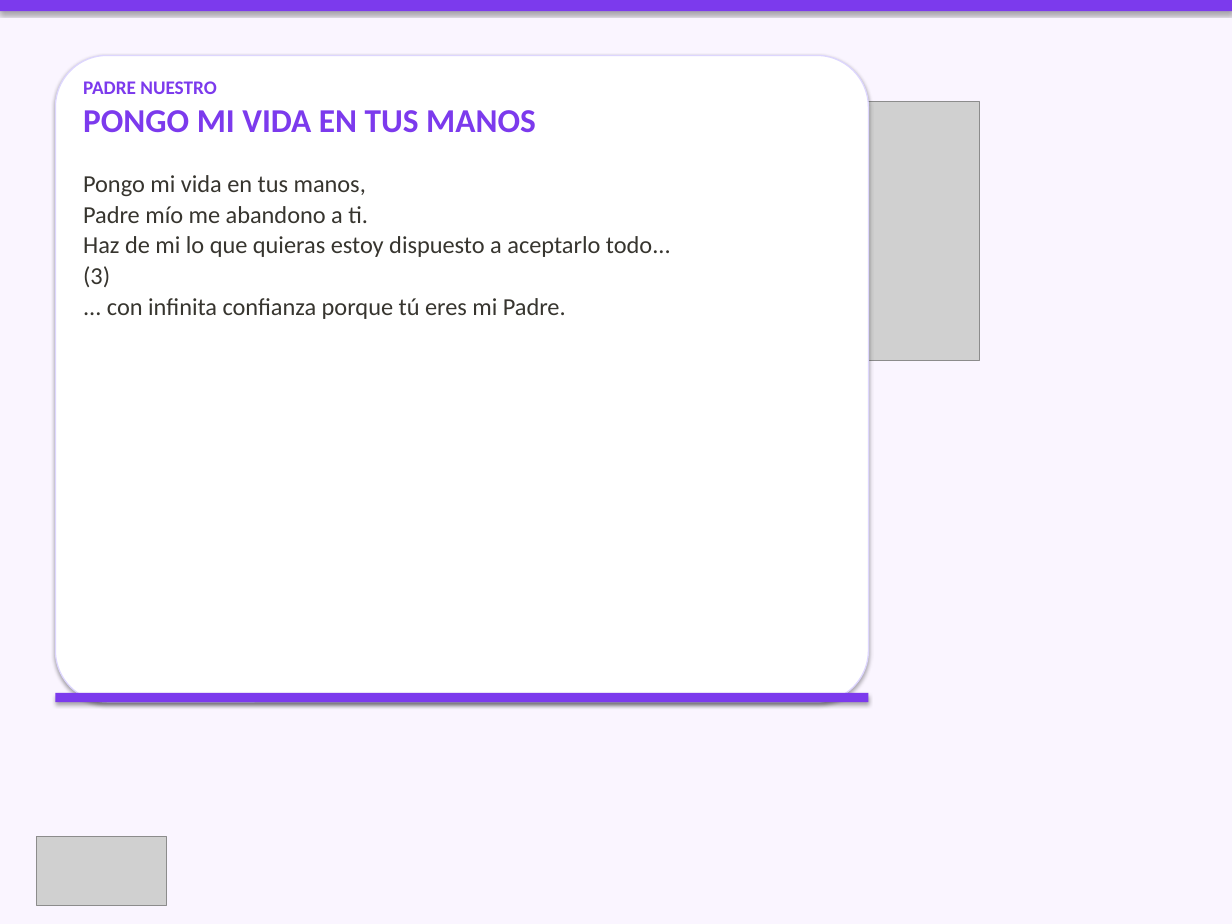
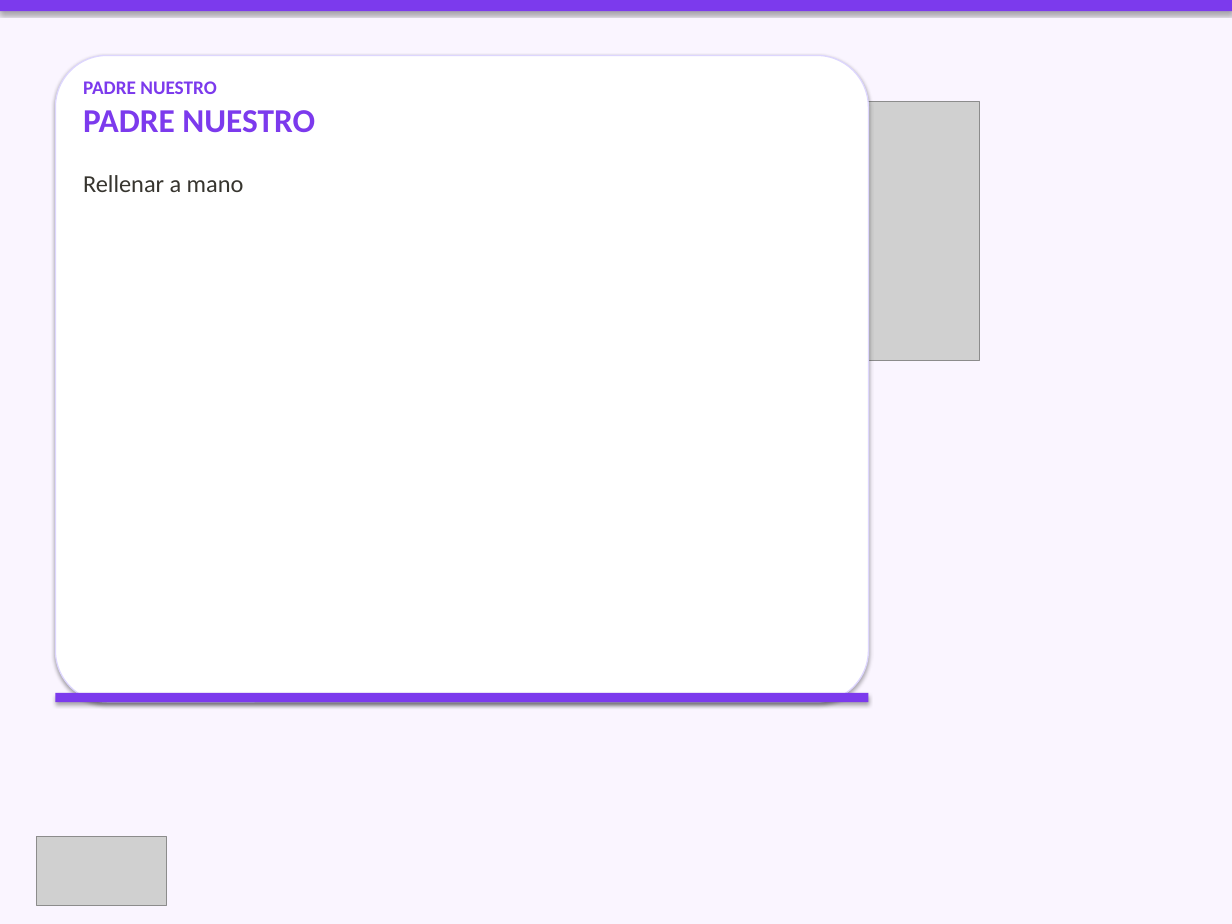
Before and after one commit to CC5M5/CCE-M5, a slide deck: slide 13 of presentaciones_html/2026-09-27_presentacion/2026-09-27_presentacion.pptx (slide 14 before the commit). Drawn at 1232x924 pixels with LibreOffice and Linux fonts; fonts in the diff are those of the drawing; grey boxes stand for pictures. Boxes give left, top, right and bottom in pixels: in the first picture for what was removed or moved away, otherwise in the second. Text is boxed around its words. In the diff, an @@ line names an element or a change of style, - is before the commit and + after.

Commit message:
fix(presentacion): asignación manual correcta para 2026-09-27
- Aplica la selección de canciones indicada por el usuario para el XXVI Domingo T.O.
- Entrada, Gloria, Aleluya, Ofertorio, Santo, Paz, Comunión, Canto a María,
  Despedida con canciones concretas.
- Perdón, Salmo y Padre Nuestro se dejan como textos litúrgicos.
- Regenera PPTX fieles, hoja de músicos (PDF) y bundle web.

```diff
--- a/presentaciones_html/2026-09-27_presentacion/2026-09-27_presentacion.pptx
+++ b/presentaciones_html/2026-09-27_presentacion/2026-09-27_presentacion.pptx
@@ text at [83, 110, 315, 192]: text changed @@
-PONGO MI VIDA EN TUS MANOS
-Pongo mi vida en tus manos,
-Padre mío me abandono a ti.
-Haz de mi lo que quieras estoy dispuesto a aceptarlo todo...
-(3)
-... con infinita confianza porque tú eres mi Padre.
+PADRE NUESTRO
+Rellenar a mano
```
Also in this commit, not shown: 3 other slides changed, 9 slides added, 10 slides removed, 7 other files.
